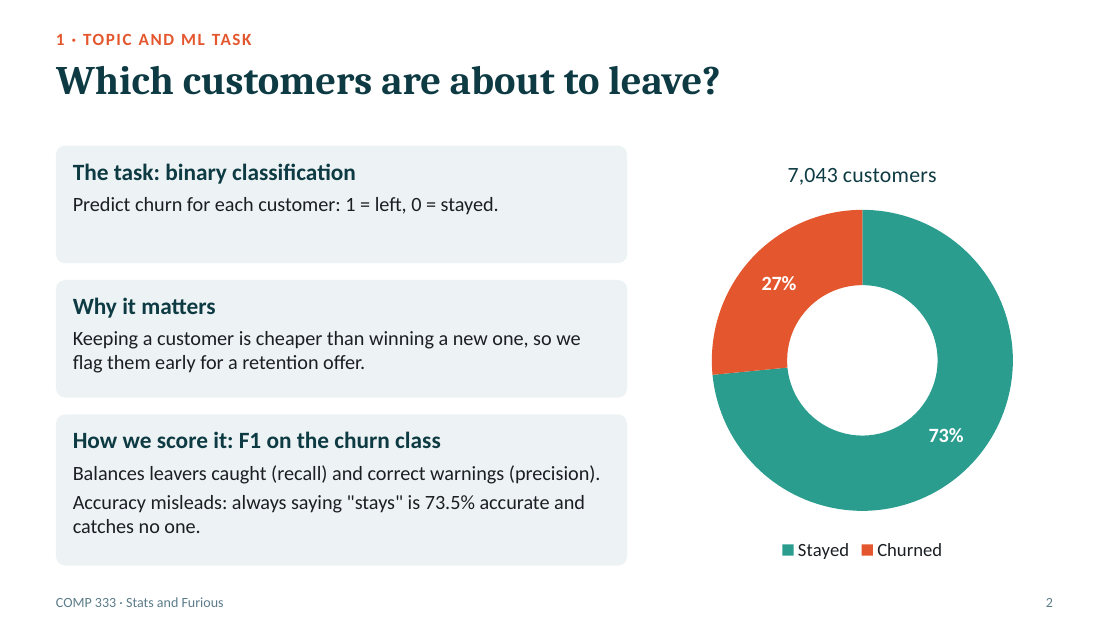
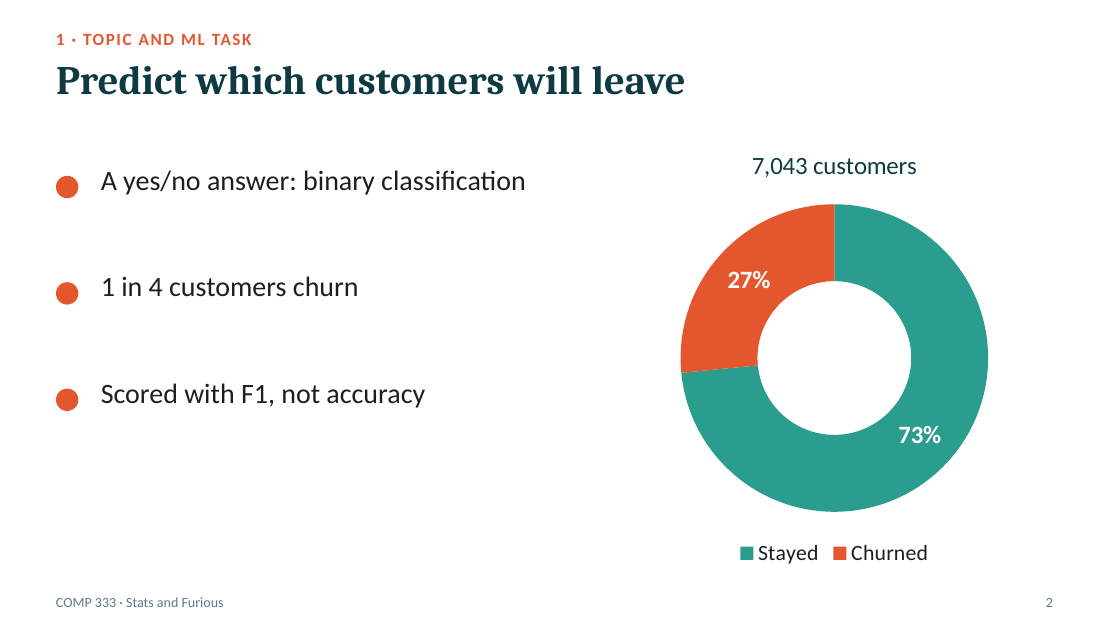
Before and after one commit to Peter7168/comp333-telco-churn, a slide deck: slide 2 of presentation/COMP333_Presentation.pptx. Drawn at 1120x630 pixels with LibreOffice and Linux fonts; fonts in the diff are those of the drawing. Boxes give left, top, right and bottom in pixels: in the first picture for what was removed or moved away, otherwise in the second. Text is boxed around its words. In the diff, an @@ line names an element or a change of style, - is before the commit and + after.

```diff
--- a/presentation/COMP333_Presentation.pptx
+++ b/presentation/COMP333_Presentation.pptx
@@ title at (56,66,686,95): text changed @@
-Which customers are about to leave?
+Predict which customers will leave
@@ rounded rectangle removed at (56,146,627,263) @@
@@ doughnut chart at (605,129,1064,571) @@
@@ legend changed @@
@@ doughnut chart: place and size @@
-doughnut chart at (661,140,1064,566)
+doughnut chart at (605,129,1064,571)
@@ ellipse added at (56,176,78,198), fill #E4572E @@
@@ text at (101,170,526,195): text changed; size 13 to 18 pt @@
-The task: binary classification
-Predict churn for each customer: 1 = left, 0 = stayed.
+A yes/no answer: binary classification
@@ rounded rectangle removed at (56,280,627,398) @@
@@ ellipse added at (56,282,78,305), fill #E4572E @@
@@ text at (101,276,359,297): text changed; size 13 to 18 pt @@
-Why it matters
-Keeping a customer is cheaper than winning a new one, so we flag them early for a retention offer.
+1 in 4 customers churn
@@ ellipse added at (56,389,78,411), fill #E4572E @@
@@ text at (101,383,425,408): text changed; size 13 to 18 pt @@
-How we score it: F1 on the churn class
-Balances leavers caught (recall) and correct warnings (precision).
-Accuracy misleads: always saying "stays" is 73.5% accurate and catches no one.
+Scored with F1, not accuracy
@@ rounded rectangle removed at (56,414,627,566) @@
```
Also in this commit, not shown: 9 other slides changed.
